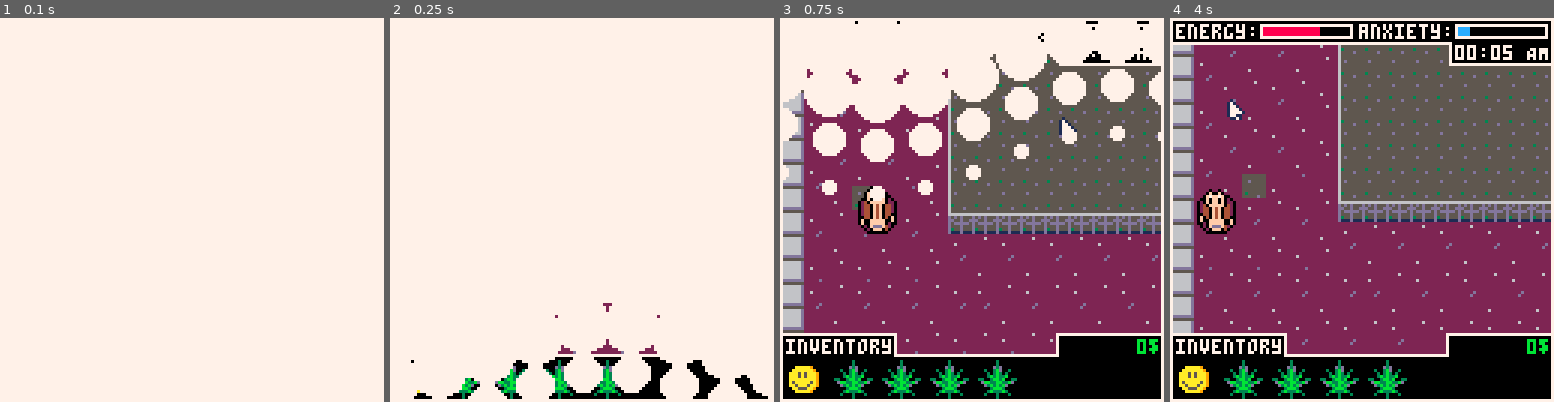
Above: before the commit, frames 1-4 (left to right).
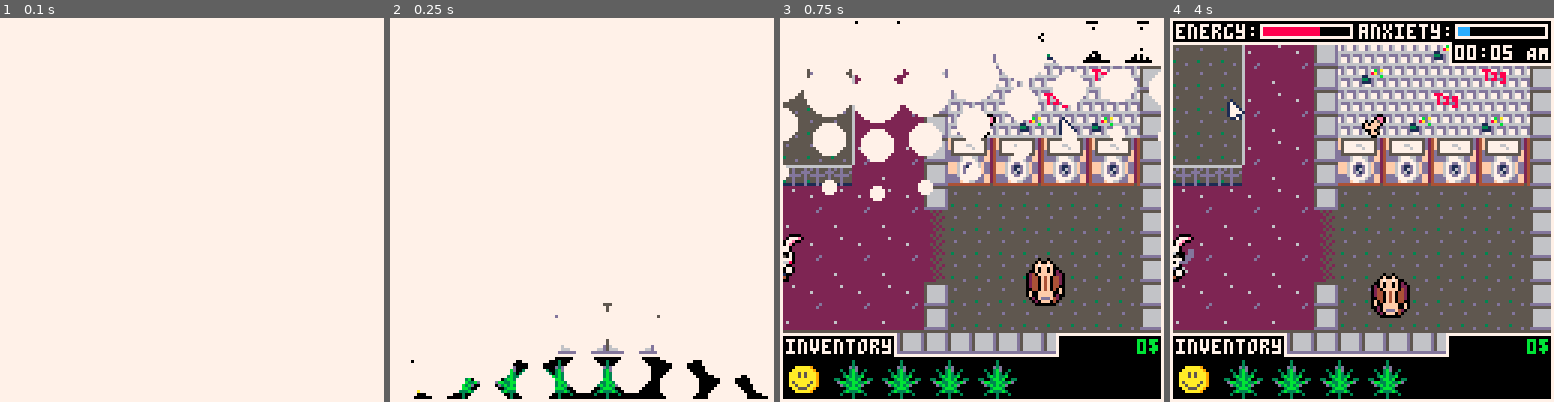
Above: after the commit, the same moments.

Repository: ekaktusz/ld53delivery
Game: PICO-8 cartridge delivery.p8
Same seed, same stepped clock (60 frames per second), same inputs: the game is played once before the commit and once after it.
Inputs (mouse positions are in pixels of both pictures, inside the frame that each line leads up to):
- Up to frame 1 (0.1 s): no input
- Up to frame 2 (0.25 s): no input
- Up to frame 3 (0.75 s): tap X (X key) at 0.33 s; click (1060, 121) at 0.67 s
- Up to frame 4 (4 s): tap X (X key) at 1.07, 1.85, 2.97 s; click (1216, 267) at 1.22 s; hold Right 1.6-2.1 s; click (1277, 114) at 1.77 s; hold Up 2.15-2.42 s; click (1342, 259) at 2.32 s; hold Right 2.47-3.03 s; click (1404, 106) at 2.87 s; hold Left 3.08-3.58 s; click (1465, 256) at 3.42 s; hold Down 3.63-3.97 s; click (1231, 102) at 3.97 s

Frame 1 is identical in both runs. In frame 2, 0.3% of the frame differs, in the area x 42-71%, y 74-88%; in frame 3, 39%; in frame 4, 53%, in the area x 0-100%, y 7-88%.

Commit message:
game over screen bar fixes

Diff:
--- a/delivery.p8
+++ b/delivery.p8
@@ -23,6 +23,7 @@
 #include include/button.lua
 #include include/speakers.lua
 #include include/fences.lua
+#include include/game_over_screen.lua
 
 
 
@@ -154,7 +155,7 @@
 
 __gff__
 0000000001000000000000000000000000000000000100000000000000000000000000000000010100000000000000000000000000000101000000000000000000000000010100000000010101010000000000000101000000000101010100000000000000000101010100000000000000000000000001010101000000000000
-0000000000000000000000000000000000000000000000000000000000000000000000000000000001010000000000000000000000000000000000000000000000000000000000000000000000000000000000000000000000000000000000000000000000000000000000000000000000000000000000000000000000000000
+0000000000000000000000000000000000000000000000000000000000000000000000000000000000000000000000000000000000000000000000000000000000000000000000000000000000000000000000000000000000000000000000000000000000000000000000000000000000000000000000000000000000000000
 __map__
 0466676667666766676667666766676667666766676667666766676667666766676667666766676667666766676667666766676667666766670400000000000000000000000000000000000000000000000000000000000000000000000000000000000000000000000000000000000000000000000000000000000000000000
 0476777677767776777677767776777677767776777677767776777677767776777677767776777677767776777677767776777677767776770400000000000000000000000000000000000000000000000000000000000000000000000000000000000000000000000000000000000000000000000000000000000000000000
@@ -167,7 +168,7 @@
 0424252425242524252425242524252425242524252425242524252425242524252425242524252425242524252425242524252425242524250400000000000000000000000000000000000000000000000000000000000000000000000000000000000000000000000000000000000000000000000000000000000000000000
 0434353435343534353435343534353435343534353435343534353435343534353435343534353435343534353435343534353435343534350400000000000000000000000000000000000000000000000000000000000000000000000000000000000000000000000000000000000000000000000000000000000000000000
 0424252425242524252425242524252425242524252425242524252425242524252425242524252425242524252425242524252425242524250400000000000000000000000000000000000000000000000000000000000000000000000000000000000000000000000000000000000000000000000000000000000000000000
-04343534353425b8b8343534b9b8b8b8b8b8b8b8b8b8b8b8b8b8b8b8b8b8b8b8b8b8b8b8b8b8b834353435b8b83435343534353435343534350400000000000000000000000000000000000000000000000000000000000000000000000000000000000000000000000000000000000000000000000000000000000000000000
+04343534353425b8b834353435b8b8b8b8b8b8b8b8b8b8b8b8b8b8b8b8b8b8b8b8b8b8b8b8b8b834353435b8b83435343534353435243534350400000000000000000000000000000000000000000000000000000000000000000000000000000000000000000000000000000000000000000000000000000000000000000000
 042424252524354045646565754045444544454445444540454445404544454445444544454045646565754045242524a924252425242524250400000000000000000000000000000000000000000000000000000000000000000000000000000000000000000000000000000000000000000000000000000000000000000000
 043434353534255455646565755455545554555455545554555455545554555455545554555455646565755455343534a934353435343534350400000000000000000000000000000000000000000000000000000000000000000000000000000000000000000000000000000000000000000000000000000000000000000000
 042424252425354445646565754445444544454445404540458445404540454445444544454445646565754445242524a934353435343534350400000000000000000000000000000000000000000000000000000000000000000000000000000000000000000000000000000000000000000000000000000000000000000000
@@ -178,12 +179,12 @@
 042434353435251414141414141414141414141414141414141414141414141414141414141414141414141414343534045a4a5a5a5a5a4b5a0400000000000000000000000000000000000000000000000000000000000000000000000000000000000000000000000000000000000000000000000000000000000000000000
 043424252425351414141414141414141414141414141414141414141414141414141414141414141414141414242524045a5a5a5a4b5a5a5a0400000000000000000000000000000000000000000000000000000000000000000000000000000000000000000000000000000000000000000000000000000000000000000000
 042434353435251414141414141414141414141414141414141414141414141414141414141414141414141414343534045a5b5a4a5a5a4a5a0400000000000000000000000000000000000000000000000000000000000000000000000000000000000000000000000000000000000000000000000000000000000000000000
-043435023534351414141414141414141414141414141414141414141414141414141414141414141414141414242524044c4d4c4d4c4d4c4d0400000000000000000000000000000000000000000000000000000000000000000000000000000000000000000000000000000000000000000000000000000000000000000000
+043435243534351414141414141414141414141414141414141414141414141414141414141414141414141414242524044c4d4c4d4c4d4c4d0400000000000000000000000000000000000000000000000000000000000000000000000000000000000000000000000000000000000000000000000000000000000000000000
 04242524252425b8b8b8b8b8b8b8b8b8b8b8b8b8b8b8b8b8b8b8b8b8b8b8b8b8b8b8b8b8b8b8b8b8b8b8b8b8b8343534045c5d5c5d5c5d5c5d0400000000000000000000000000000000000000000000000000000000000000000000000000000000000000000000000000000000000000000000000000000000000000000000
 0434353435343524252425242524252425242524252425242524252425242425252425242524252425242524252425240414141414141414140400000000000000000000000000000000000000000000000000000000000000000000000000000000000000000000000000000000000000000000000000000000000000000000
 0424252425242534353435343534353435343534353435343534353435343435353435343534353435343534353435347414141414141414140400000000000000000000000000000000000000000000000000000000000000000000000000000000000000000000000000000000000000000000000000000000000000000000
 0424252425242524242524252425242524252425242524252425252424252425242524252425252425822524252425247414141414141414140400000000000000000000000000000000000000000000000000000000000000000000000000000000000000000000000000000000000000000000000000000000000000000000
-0434353435343534343534353435343534353435343534353435353434353435343534353435353435343534353435347414141414141414140400000000000000000000000000000000000000000000000000000000000000000000000000000000000000000000000000000000000000000000000000000000000000000000
+0434353435343534343534353435343534353435343534353435353434353435343534353435353435343534353435347414141402141414140400000000000000000000000000000000000000000000000000000000000000000000000000000000000000000000000000000000000000000000000000000000000000000000
 0424252425242524252425242524252425242524252425242524252425242524252425242524252425242524252425240414141414141414140400000000000000000000000000000000000000000000000000000000000000000000000000000000000000000000000000000000000000000000000000000000000000000000
 0434353435343534353435343534353435343534353435343534353435343534353435343534353435343534353435340414141414141414140400000000000000000000000000000000000000000000000000000000000000000000000000000000000000000000000000000000000000000000000000000000000000000000
 0404040404040404040404040404040404040404040404040404040404040404040404040404040404040404040404040404040404040404040400000000000000000000000000000000000000000000000000000000000000000000000000000000000000000000000000000000000000000000000000000000000000000000
--- a/include/bar.lua
+++ b/include/bar.lua
@@ -14,7 +14,9 @@
 function bar_draw(bar)
     rectfill(bar.x+cam.x, bar.y+cam.y, bar.x+bar.w+cam.x, bar.y+bar.h+cam.y, bar.c1)
     rectfill(bar.x+1+cam.x, bar.y+1+cam.y, bar.x+bar.w+cam.x-1, bar.y+bar.h+cam.y-1, 0)
-    rectfill(bar.x+1+cam.x, bar.y+1+cam.y, bar.x+flr(bar.w*bar.prog)+cam.x-1, bar.y+bar.h+cam.y-1, bar.c2)
+    if bar.prog >= 0.01 then
+        rectfill(bar.x+1+cam.x, bar.y+1+cam.y, mid(bar.x+1+cam.x, bar.x+flr(bar.w*bar.prog)+cam.x-1, bar.x+bar.w+cam.x-1), bar.y+bar.h+cam.y-1, bar.c2)
+    end
 end
 
 function bar_update(bar, progress)
--- a/include/game_over.lua
+++ /dev/null
@@ -1,4 +0,0 @@
-
-function show_game_over_screen()
-
-end
--- /dev/null
+++ b/include/game_over_screen.lua
@@ -0,0 +1,48 @@
+local game_over_screen = {}
+
+function init_game_over_screen(_reason)
+    clear_table(game_over_screen)
+    game_over = true
+    game_over_screen = {
+        x = 20+cam.x,
+        y = 40+cam.y,
+        sx = 85,
+        sy = 50,
+        bg_col = 0,
+        frame_col = 7,
+        reason = _reason
+    }
+    game_over_screen.reset_btn = button_new(game_over_screen.x-cam.x+ 30, --x coord
+                                            game_over_screen.y-cam.y+ 35,  -- y coord
+                                            flr(game_over_screen.sx/3)-1, -- width
+                                            12, -- height
+                                            "retry") --text
+    game_over_screen.reset_btn.on_click = function()
+        game_state_init()
+    end
+end
+
+function draw_game_over_screen()
+    rectfill(game_over_screen.x,  game_over_screen.y, game_over_screen.x+game_over_screen.sx, game_over_screen.y+game_over_screen.sy, game_over_screen.frame_col) -- frame
+    rectfill(game_over_screen.x+1,  game_over_screen.y+1, game_over_screen.x+game_over_screen.sx-1, game_over_screen.y+game_over_screen.sy-1,game_over_screen.bg_col) --inside
+
+    local offsetx = 26
+    local offsety = 7
+    sspr(0,16,32,16,game_over_screen.x+offsetx,game_over_screen.y+offsety)
+
+    local offsetx = 7
+    local offsety = 28
+    if game_over_screen.reason == "anxiety" then
+        print("anxiety killed you", game_over_screen.x+offsetx,game_over_screen.y+offsety, 8)
+    elseif game_over_screen.reason == "energy" then
+        print("energy killed you", game_over_screen.x+offsetx,game_over_screen.y+offsety, 8)
+    end
+
+    button_draw(game_over_screen.reset_btn)
+end
+
+function update_game_over_screen()
+    game_over_screen.x = 20+cam.x
+    game_over_screen.y = 40+cam.y
+    button_update(game_over_screen.reset_btn)
+end
--- a/include/game_state.lua
+++ b/include/game_state.lua
@@ -32,11 +32,14 @@
     game_timer = 0
     passed_seconds = 0
     game_duration_seconds = 45 * 6
+    game_over = false
 
     music(1)
 end
 
 function game_state_update()
+    --if (game_over) return
+
     game_timer += 1
 
     player_udpate()
@@ -71,19 +74,25 @@
         end
     end
 
-    if player.anxiety >= 1 then
+    if player.anxiety >= 1 and not game_over then
         -- TODO game over
-        game_state_init()
+        game_over = true
+        init_game_over_screen("anxiety")
     elseif player.anxiety <= 0 then
         player.anxiety = 0
     end
 
 
-    if player.energy <= 0 then
+    if player.energy <= 0 and not game_over then
         -- TODO game over
-        game_state_init()
+        game_over = true
+        init_game_over_screen("energy")
     elseif player.energy >= 1 then
         player.energy = 1
+    end
+
+    if game_over then
+        update_game_over_screen()
     end
 
     bar_update(energy_bar, player.energy)
@@ -138,6 +147,11 @@
     --print(money.."$",cam.x+(127-4*(#(tostr(money))+1)), cam.y+2, 3)
 
 
+    if game_over then
+        draw_game_over_screen()
+    end
+
     mouse_draw()
+
     transition_draw(game_state.open_transition)
 end
--- a/include/player.lua
+++ b/include/player.lua
@@ -14,7 +14,7 @@
     player.energy = 0.7
     player.anxiety = 0.19
 
-    local side_frames = { {x=16, y=0, w=16, h=16}, {x=16, y=16, w=16, h=16} }
+    local side_frames = { {x=16, y=0, w=16, h=16}, {x=64, y=0, w=16, h=16} }
     player.side_anim = animation_new(side_frames, 20)
 
     local up_frames = { {x=80, y=96, w=16, h=16}, {x=80, y=112, w=16, h=16} }
Not shown, changed: 32 lines of the sprite sheet (__gfx__) section of delivery.p8
